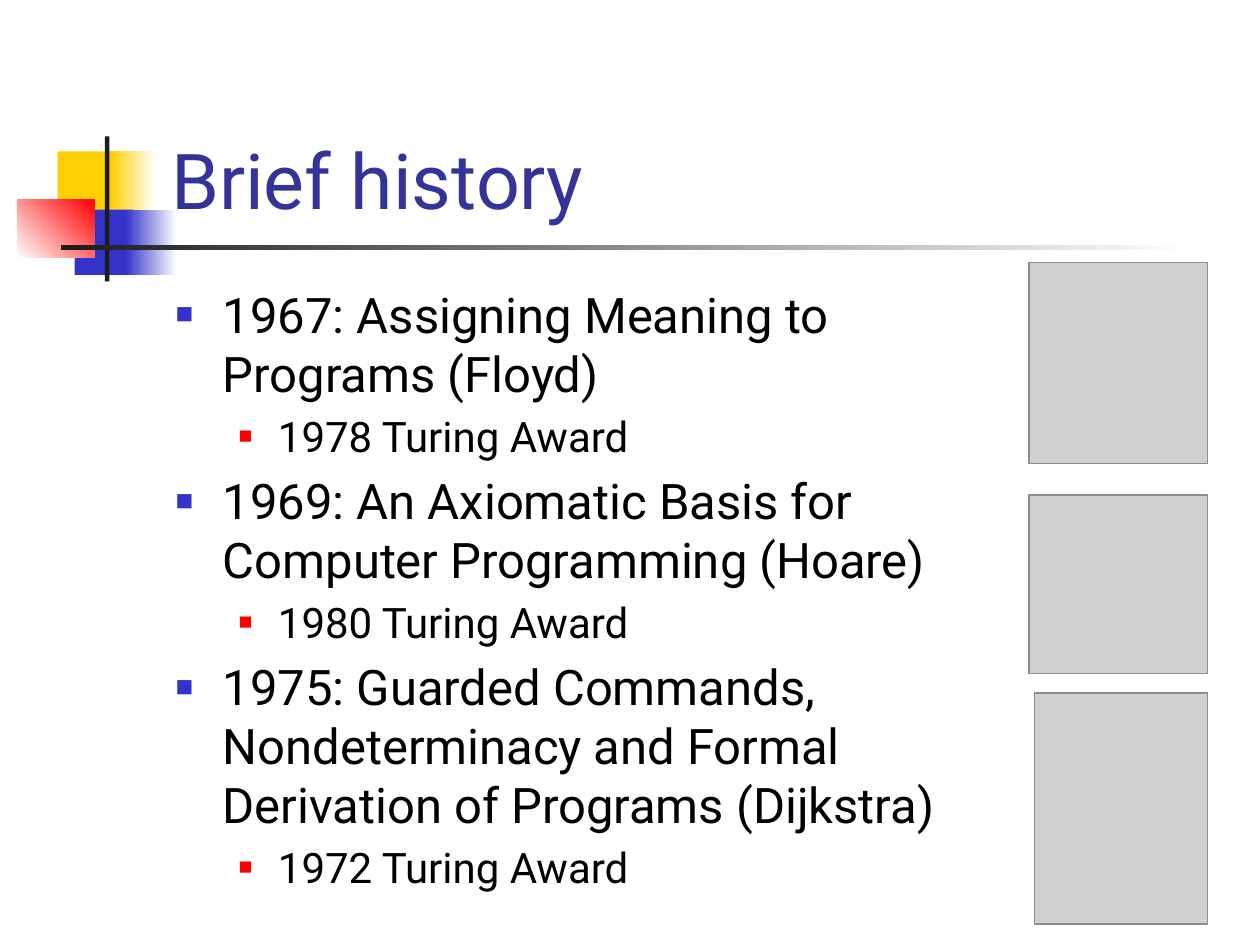
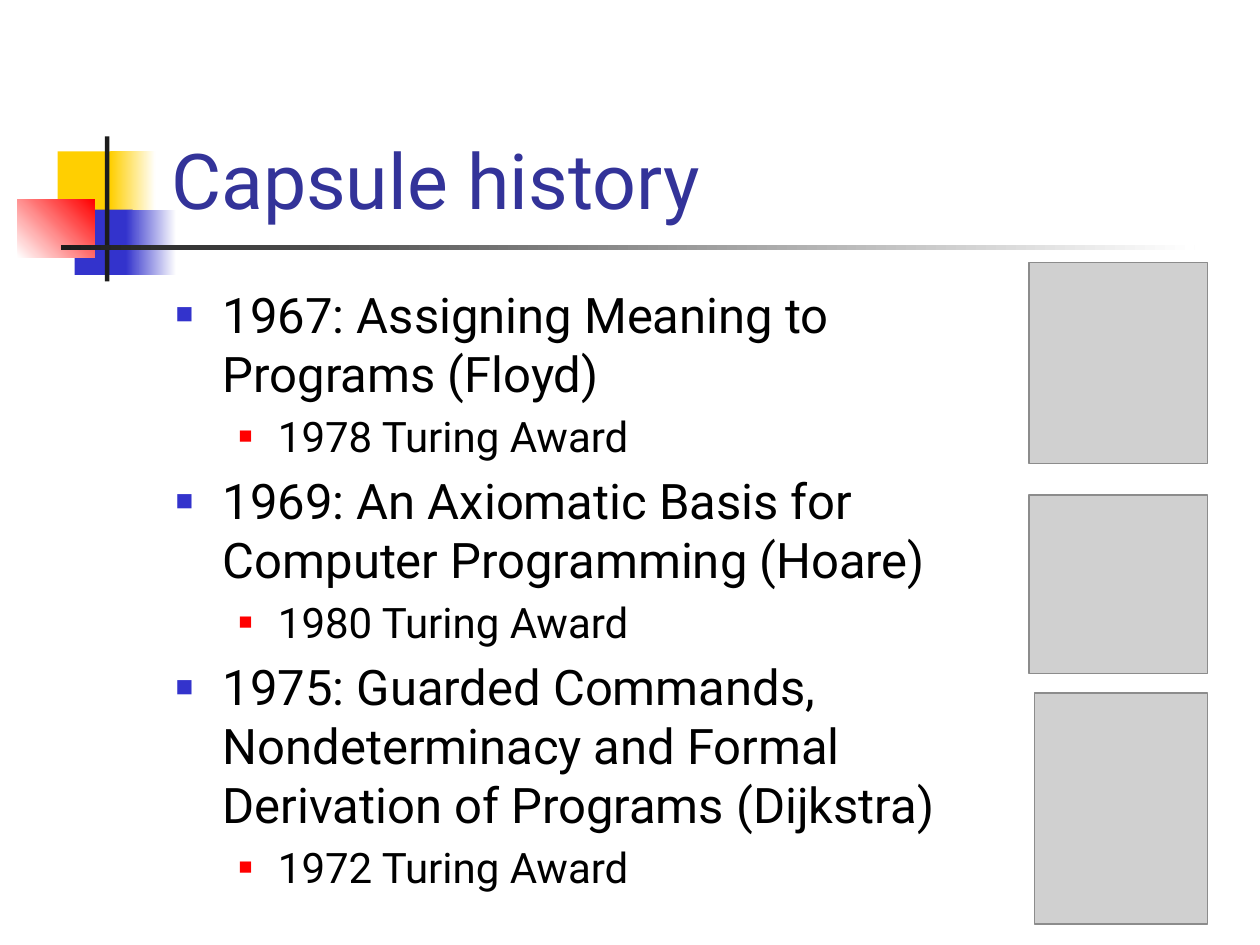
Before and after one commit to csslab-ustc/csslab-ustc.github.io, a slide deck: slide 4 of courses/theory/slides/lec18-hoare.pptx. Drawn at 1260x945 pixels with LibreOffice and Linux fonts; fonts in the diff are those of the drawing; grey boxes stand for pictures. Boxes give left, top, right and bottom in pixels: in the first picture for what was removed or moved away, otherwise in the second. Text is boxed around its words. In the diff, an @@ line names an element or a change of style, - is before the commit and + after.

```diff
--- a/courses/theory/slides/lec18-hoare.pptx
+++ b/courses/theory/slides/lec18-hoare.pptx
@@ title at <box>171,151,700,226</box>: text changed @@
-Brief history
+Capsule history
```
Also in this commit, not shown: 1 other slide changed, 9 slides added.
